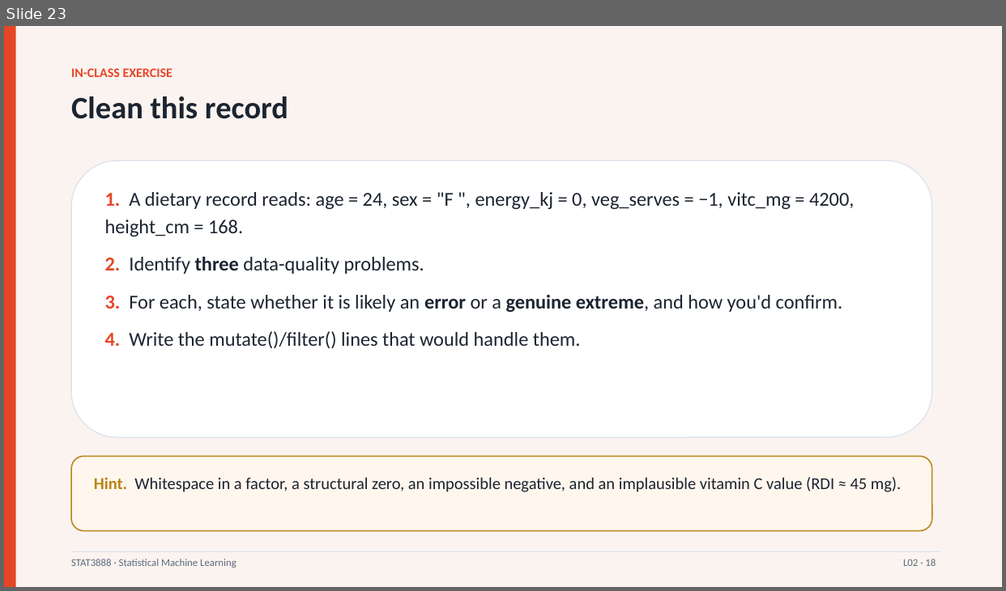
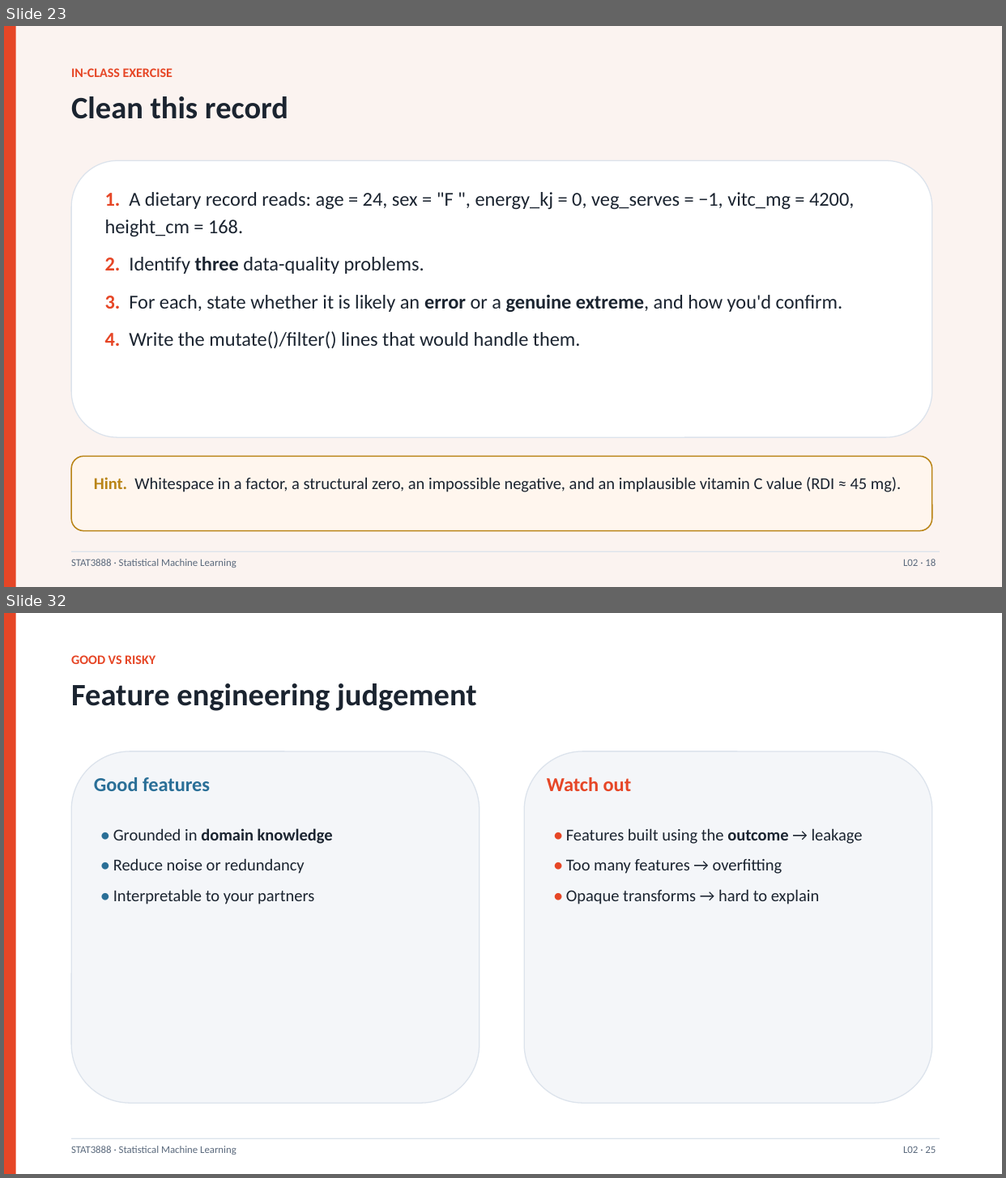
Before and after one commit to liuyizhou0402/data-analysis, a slide deck: STAT3888_course/Lecture02_DataCleaning.pptx. Shown one above the other, each under a label of ours: slide 23 before the commit, slides 23 and 32 after it; the slides between them are not shown. The pictures are 1006x591 and 1006x1178 pixels, drawn with LibreOffice and Linux fonts; fonts in the diff are those of the drawing. Boxes give left, top, right and bottom in pixels: in the first picture for what was removed or moved away, otherwise in the second. Text is boxed around its words. In the diff, an @@ line names an element or a change of style, - is before the commit and + after.

```diff
--- a/STAT3888_course/Lecture02_DataCleaning.pptx
+++ b/STAT3888_course/Lecture02_DataCleaning.pptx
@@ slide 32 added at (x1=4, y1=613, x2=1002, y2=1174), background #FFFFFF @@
@@ rectangle added at (x1=4, y1=613, x2=16, y2=1174), fill #E64626 @@
@@ text added at (x1=71, y1=655, x2=155, y2=664), 12.5 pt, text #E64626, bold @@
+GOOD VS RISKY
@@ text added at (x1=71, y1=683, x2=477, y2=711), 30 pt, text #1B2430, bold @@
+Feature engineering judgement
@@ rounded rectangle added at (x1=71, y1=752, x2=479, y2=1103), fill #F4F6F9, outline #DCE3EC 1 pt @@
@@ rounded rectangle added at (x1=524, y1=752, x2=932, y2=1103), fill #F4F6F9, outline #DCE3EC 1 pt @@
@@ text added at (x1=94, y1=777, x2=210, y2=791), 19 pt, text #2A6F97, bold @@
+Good features
@@ text added at (x1=547, y1=777, x2=632, y2=791), 19 pt, text #E64626, bold @@
+Watch out
@@ text added at (x1=113, y1=828, x2=333, y2=905), 16 pt, text #1B2430 @@
+• Grounded in domain knowledge
+• Reduce noise or redundancy
+• Interpretable to your partners
@@ text added at (x1=566, y1=828, x2=863, y2=905), 16 pt, text #1B2430 @@
+• Features built using the outcome → leakage
+• Too many features → overfitting
+• Opaque transforms → hard to explain
@@ rectangle added at (x1=71, y1=1139, x2=940, y2=1139), fill #DCE3EC @@
@@ text added at (x1=71, y1=1146, x2=236, y2=1155), 10 pt, text #5B6A7D @@
+STAT3888 · Statistical Machine Learning
@@ text added at (x1=903, y1=1146, x2=936, y2=1153), 10 pt, text #5B6A7D @@
+L02 · 25
```
Also in this commit, not shown: 1 slide changed, 35 other slides added, 5 other files.
